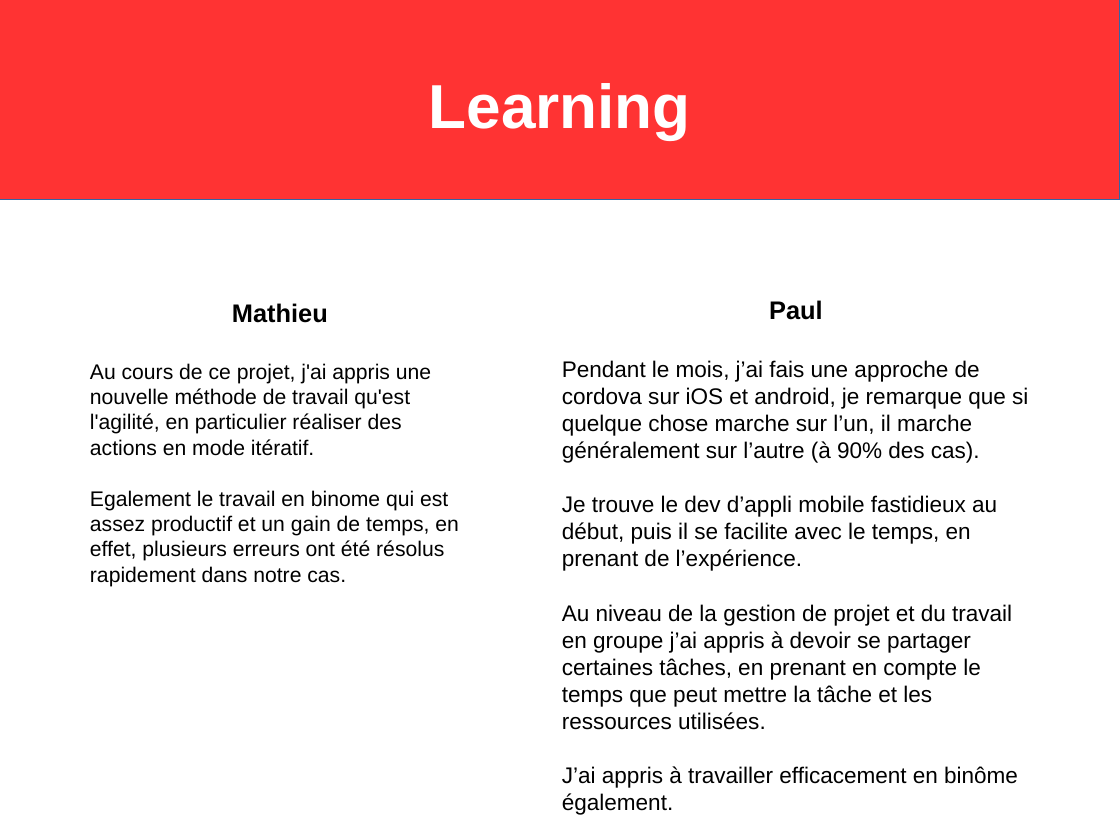
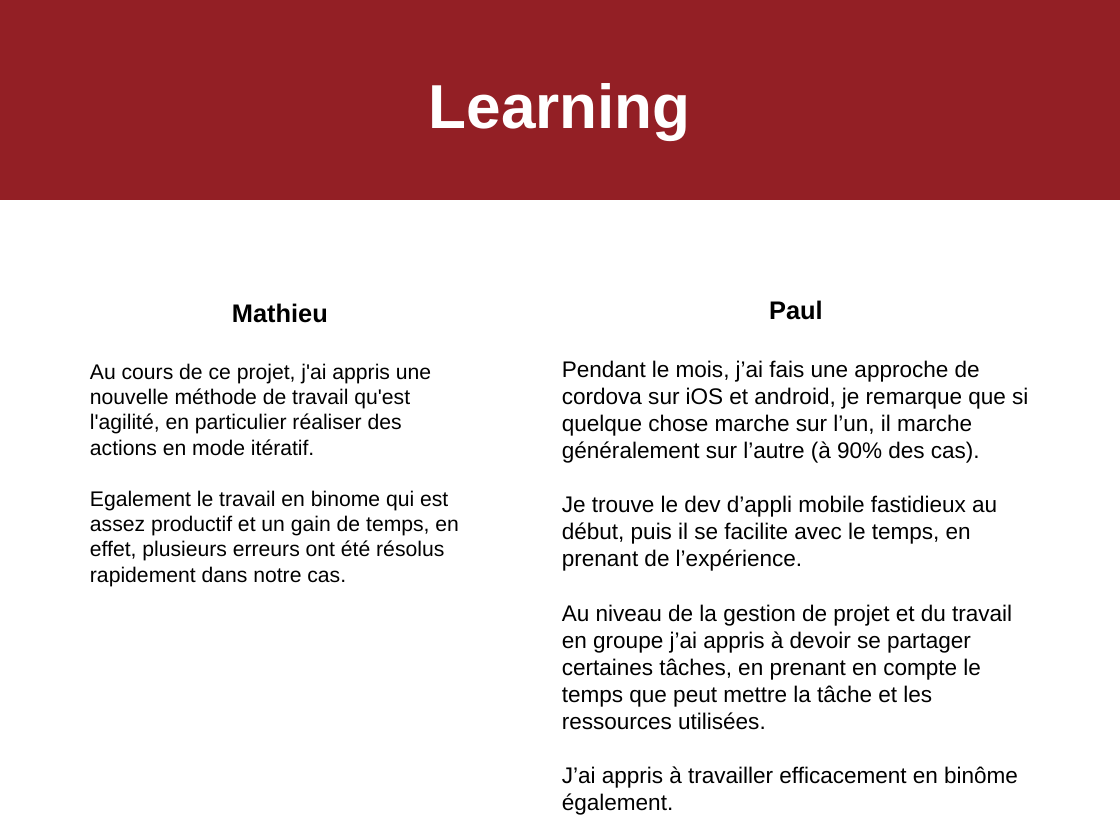
Before and after one commit to psykocatisgod/iesa2016-a3-mobile-tano, a slide deck: slide 1 of sources/learning.odp. Drawn at 1120x840 pixels with LibreOffice and Linux fonts; fonts in the diff are those of the drawing. Boxes give left, top, right and bottom in pixels: in the first picture for what was removed or moved away, otherwise in the second. Text is boxed around its words. In the diff, an @@ line names an element or a change of style, - is before the commit and + after.

```diff
--- a/sources/learning.odp
+++ b/sources/learning.odp
@@ rectangle at [0,0,1120,200]: fill #FF3333 to #931F25; outline #3465A4 0 pt to #931F25 0 pt @@
```
Also in this commit, not shown: 1 other slide changed, 15 other files.
